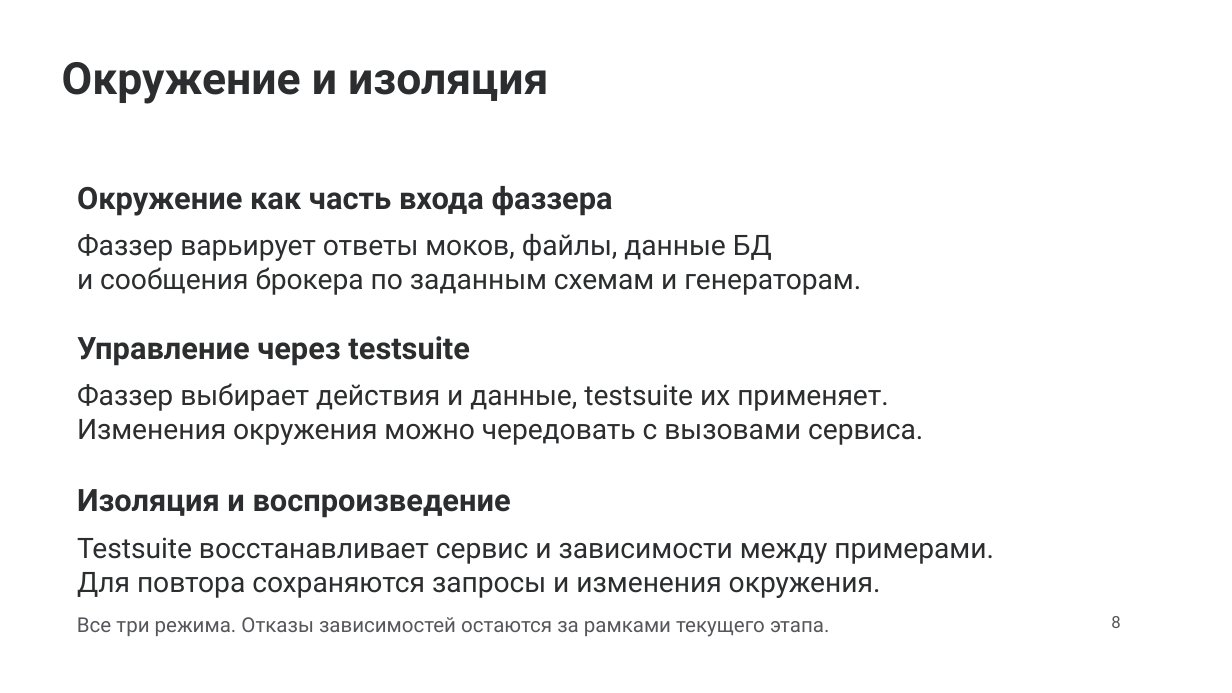
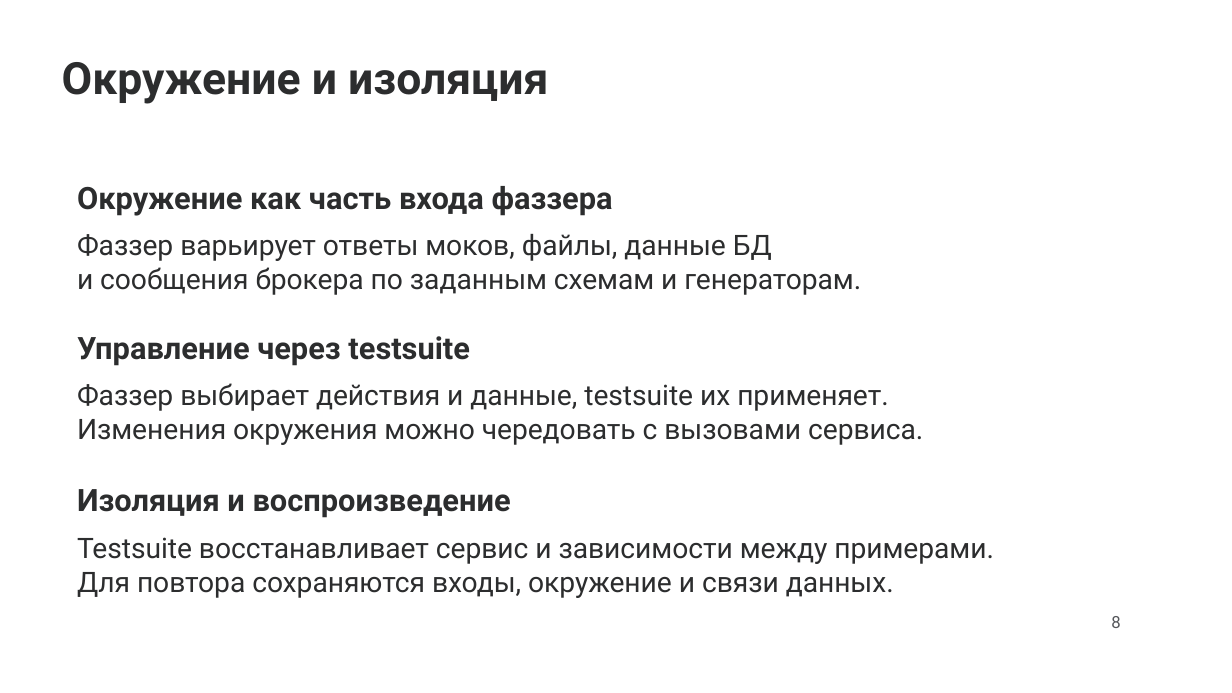
Before and after one commit to Malevrovich/userver-fuzzing, a slide deck: slide 8 of docs/presentation/project.pptx. Drawn at 1232x693 pixels with LibreOffice and Linux fonts; fonts in the diff are those of the drawing; background and template pictures are left out. Boxes give left, top, right and bottom in pixels: in the first picture for what was removed or moved away, otherwise in the second. Text is boxed around its words. In the diff, an @@ line names an element or a change of style, - is before the commit and + after.

```diff
--- a/docs/presentation/project.pptx
+++ b/docs/presentation/project.pptx
@@ text at bbox=[77, 572, 894, 598]: text changed @@
-Для повтора сохраняются запросы и изменения окружения.
+Для повтора сохраняются входы, окружение и связи данных.
@@ text removed at bbox=[77, 617, 829, 637] @@
-Все три режима. Отказы зависимостей остаются за рамками текущего этапа.
```
Also in this commit, not shown: 7 other slides changed, 1 other file.
